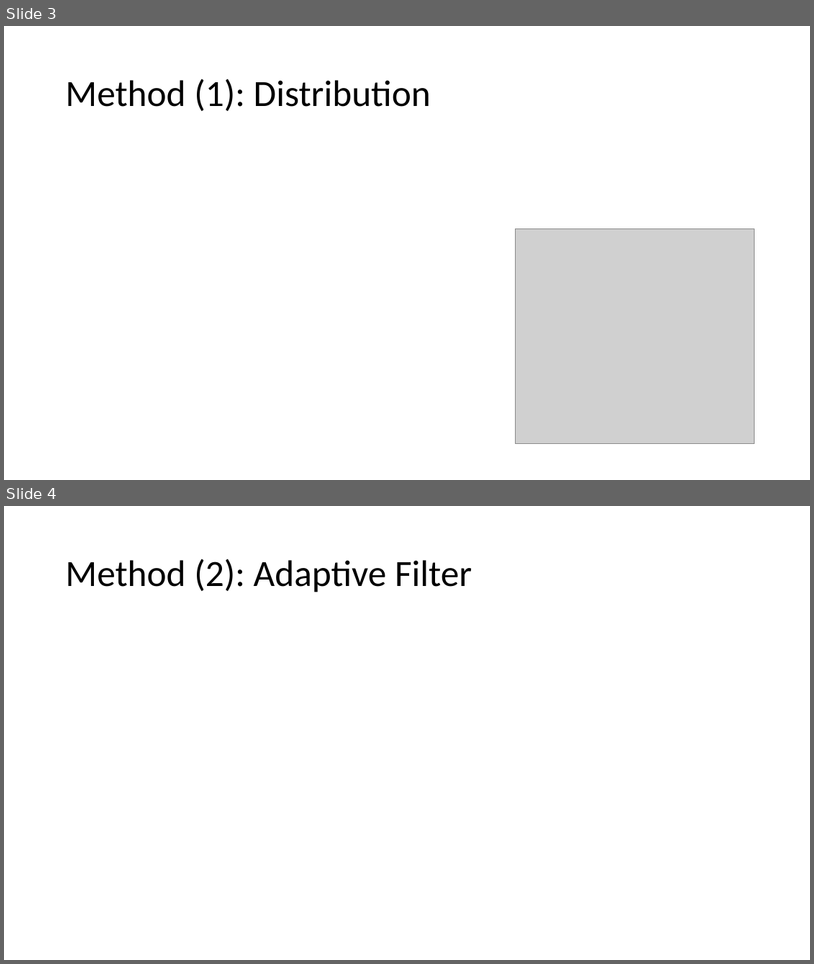
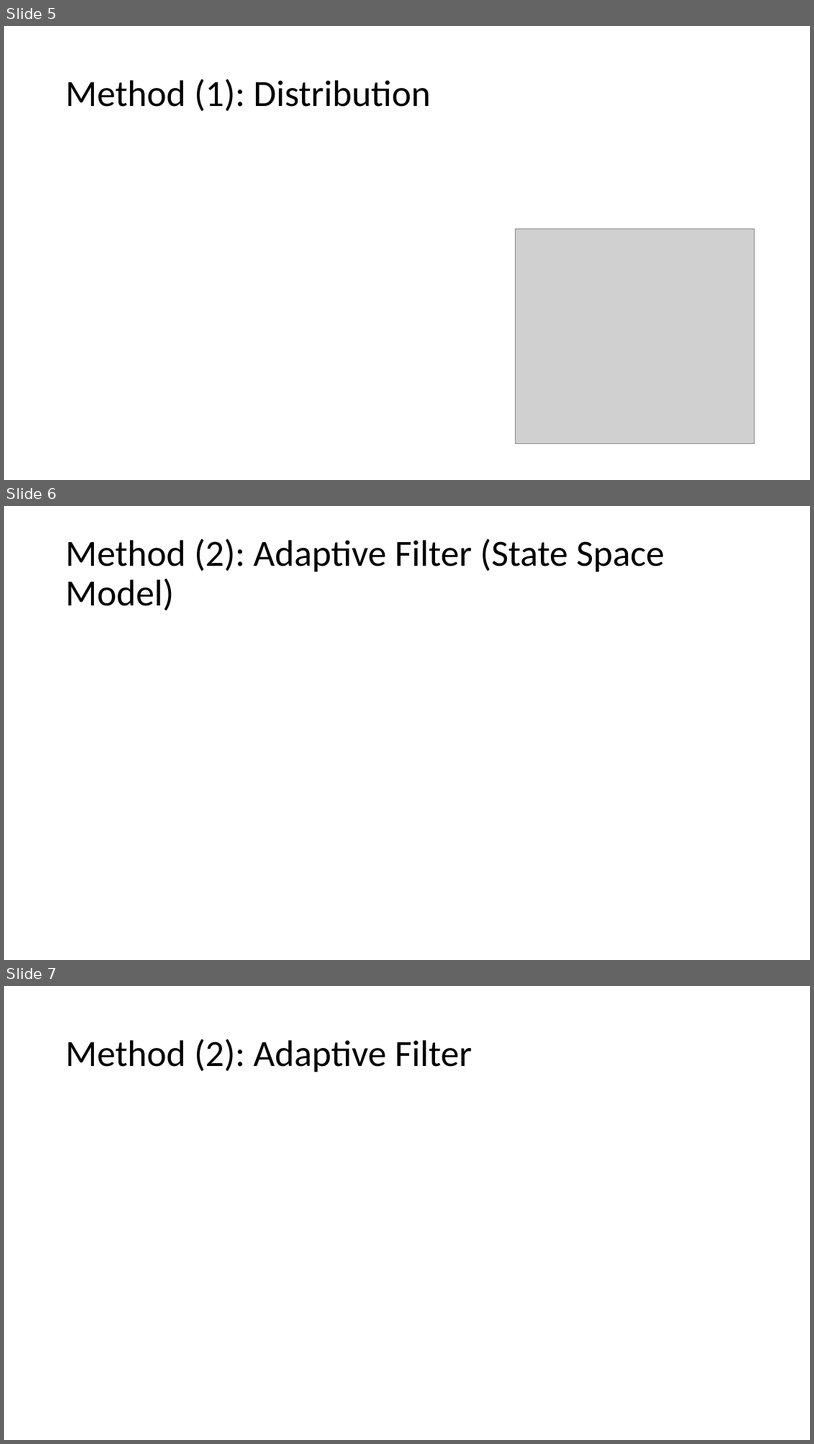
Before and after one commit to weigcdsb/COM_POISSON, a slide deck: documents/JSM_2021/15min_version.pptx. Shown one above the other, each under a label of ours: slides 3 and 4 before the commit, slides 5, 6 and 7 after it. The pictures are 814x964 and 814x1444 pixels, drawn with LibreOffice and Linux fonts; fonts in the diff are those of the drawing; grey boxes stand for pictures. Boxes give left, top, right and bottom in pixels: in the first picture for what was removed or moved away, otherwise in the second. Text is boxed around its words. In the diff, an @@ line names an element or a change of style, - is before the commit and + after.

```diff
--- a/documents/JSM_2021/15min_version.pptx
+++ b/documents/JSM_2021/15min_version.pptx
@@ slide 6 added at <box>4,506,810,960</box>, background #FFFFFF @@
@@ title added at <box>65,538,664,610</box>, 44 pt, text #000000 @@
+Method (2): Adaptive Filter (State Space Model)
@@ what was slide 3 is now slide 5 @@
@@ what was slide 4 is now slide 7 @@
```
Also in this commit, not shown: 3 other slides added, 1 slide removed, 1 other file.
